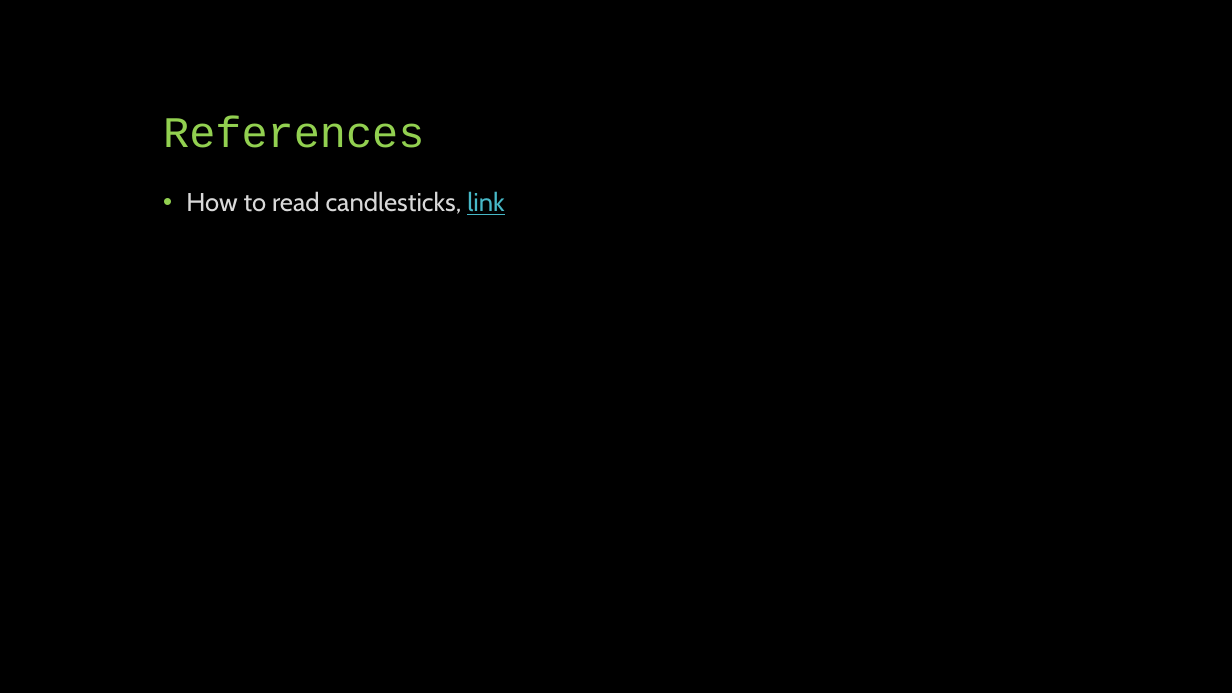
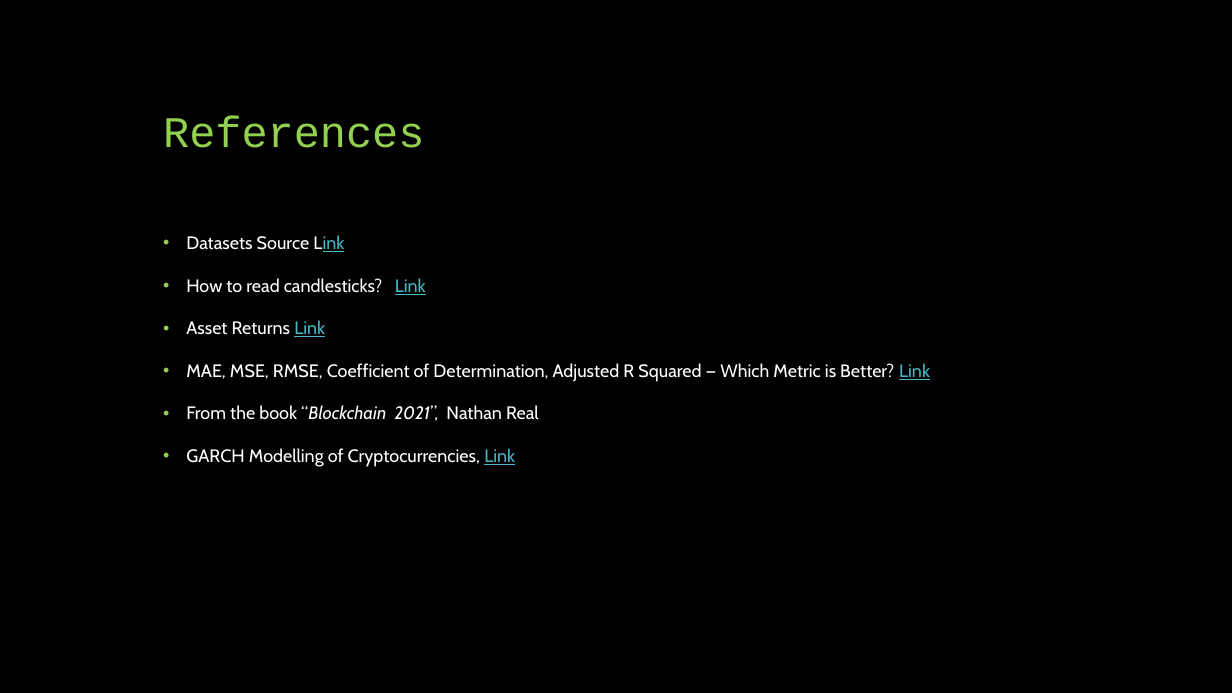
Before and after one commit to Zarmina97/Top-3-Crypto-Volatility-prediction-LSTM-GARCH, a slide deck: slide 25 of presentazione.pptx (slide 17 before the commit). Drawn at 1232x693 pixels with LibreOffice and Linux fonts; fonts in the diff are those of the drawing. Boxes give left, top, right and bottom in pixels: in the first picture for what was removed or moved away, otherwise in the second. Text is boxed around its words. In the diff, an @@ line names an element or a change of style, - is before the commit and + after.

```diff
--- a/presentazione.pptx
+++ b/presentazione.pptx
@@ text at [186, 235, 930, 467]: text changed; size 20 to 14 pt; text colour #D9D9D9 to #FFFFFF @@
-• How to read candlesticks, link
+• Datasets Source Link
+• How to read candlesticks? Link
+• Asset Returns Link
+• MAE, MSE, RMSE, Coefficient of Determination, Adjusted R Squared — Which Metric is Better? Link
+• From the book “Blockchain 2021”, Nathan Real
+• GARCH Modelling of Cryptocurrencies, Link
```
Also in this commit, not shown: 10 other slides changed, 15 slides added, 1 slide removed, 1 other file.
